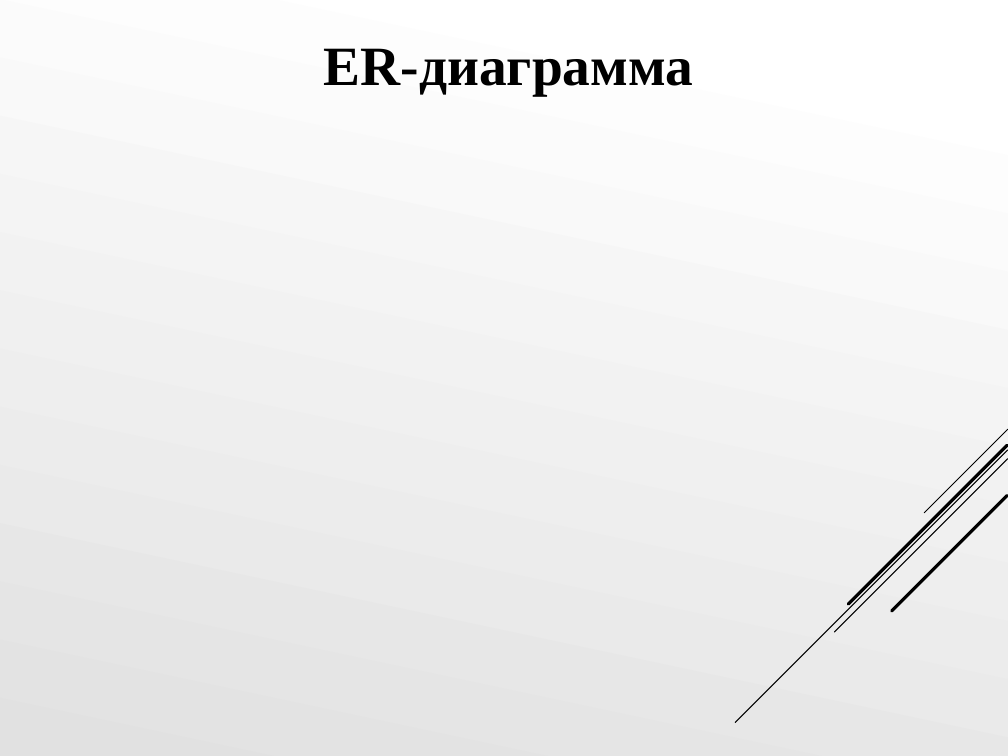
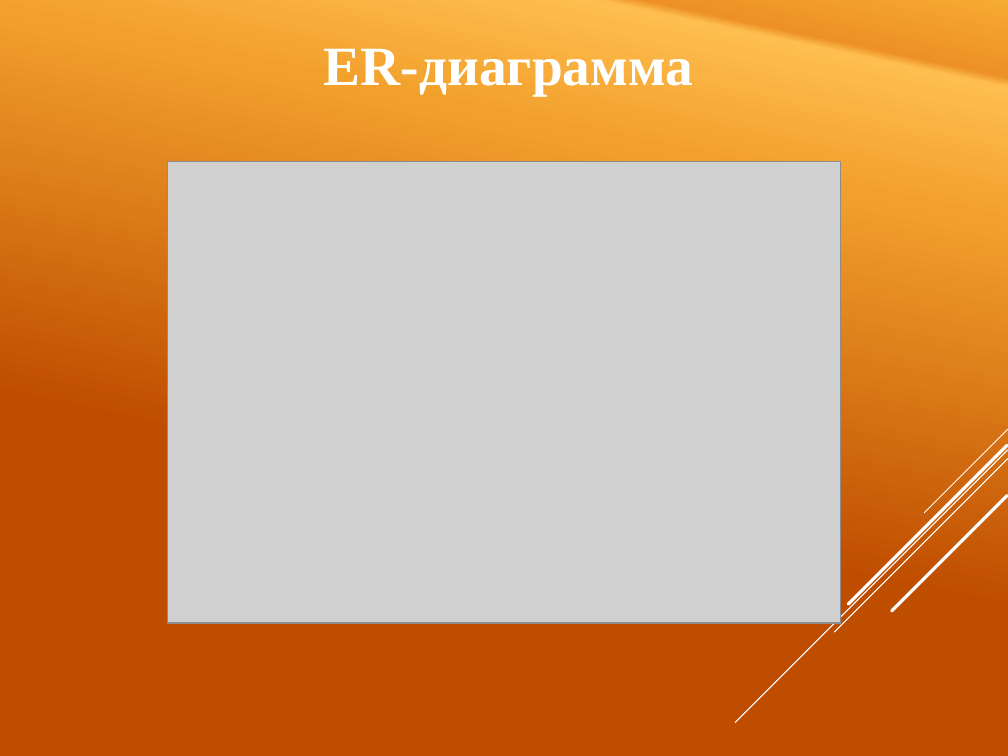
Before and after one commit to happycozero/AIS-Payment-Bills, a slide deck: slide 11 of Документация/Презентация/Презентация Дикарев ПС-19Б.PPTX. Drawn at 1008x756 pixels with LibreOffice and Linux fonts; fonts in the diff are those of the drawing; grey boxes stand for pictures. Boxes give left, top, right and bottom in pixels: in the first picture for what was removed or moved away, otherwise in the second. Text is boxed around its words. In the diff, an @@ line names an element or a change of style, - is before the commit and + after.

```diff
--- a/Документация/Презентация/Презентация Дикарев ПС-19Б.PPTX
+++ b/Документация/Презентация/Презентация Дикарев ПС-19Б.PPTX
@@ background gradient #FFFFFF to #E1E1E1 to gradient #F6AB31 to #ED9125 to #FFBF50 to #F2A02C to #C04D00 @@
@@ title "ER-диаграмма" at <box>324,48,694,95</box>: text colour #000000 to #FFFFFF @@
@@ picture added at <box>167,161,841,623</box> @@
@@ line (1007, 446) - (849, 604): stroke #000000 2.25 pt to #FFFFFF 2.25 pt @@
@@ line (1008, 429) - (924, 513): stroke #000000 0.75 pt to #FFFFFF 0.75 pt @@
@@ line (1008, 450) - (736, 723): stroke #000000 0.75 pt to #FFFFFF 0.75 pt @@
@@ line (1008, 459) - (835, 632): stroke #000000 0.75 pt to #FFFFFF 0.75 pt @@
@@ line (1007, 496) - (892, 611): stroke #000000 2.25 pt to #FFFFFF 2.25 pt @@
```
Also in this commit, not shown: 22 other slides changed, 5 other files.
